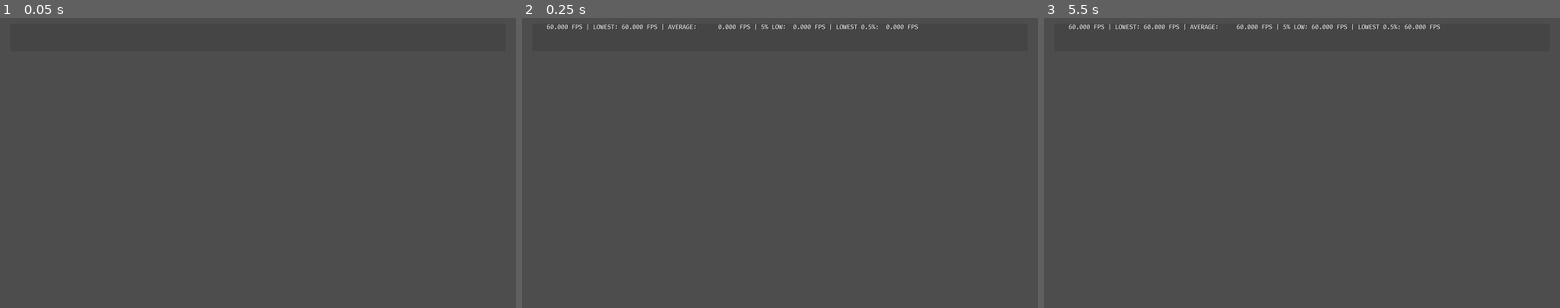
Above: before the commit, frames 1-3 (left to right).
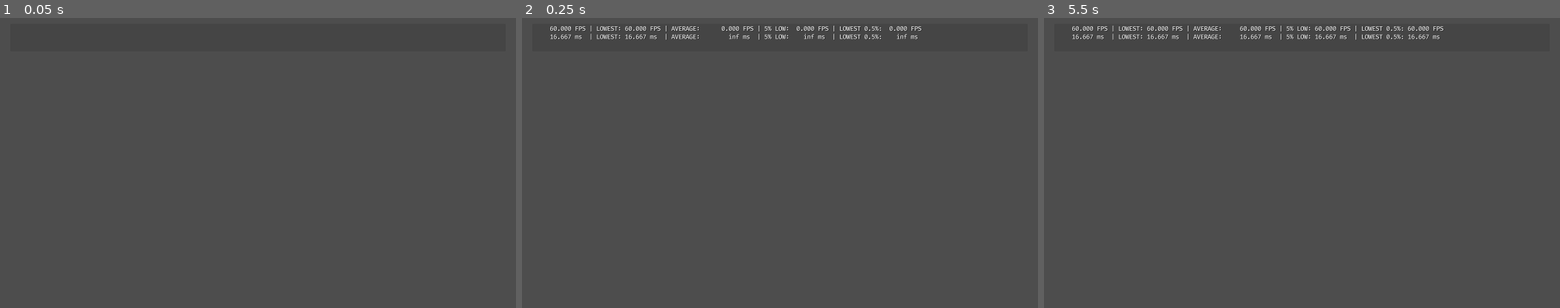
Above: after the commit, the same moments.

Repository: rchanlatte95/godot-ai-test
Game: Godot game, scene res://base.tscn
The game is run twice, just before and just after one commit, with the same random seed, the same clock (stepped at 60 frames per second) and the same inputs.
Inputs:
- Up to frame 1 (0.05 s): no input
- Up to frame 2 (0.25 s): no input
- Up to frame 3 (5.5 s): tap Enter at 0.5, 2, 3.5 s; tap Space at 1.25, 2.75, 4.25 s

Frame 1 is identical in both runs. In frame 2, 1.2% of the frame differs, in the area x 4-78%, y 2-8%; in frame 3, 1.3%.

Commit message:
Adding some comments

Diff:
--- a/snayff-ai-test/base.tscn
+++ b/snayff-ai-test/base.tscn
@@ -24,21 +24,41 @@
 alignment_horizontal = 0
 alignment_vertical = 0
 script = ExtResource("1_jqxe1")
-TimeStats = NodePath("DiagnosticGridContainer/DiagnosticTimingStats")
-MemStats = NodePath("DiagnosticGridContainer/DiagnosticMemoryStats")
+TimeStats = NodePath("MarginContainer/DiagnosticGridContainer/DiagnosticTimingStats")
+MemStats = NodePath("MarginContainer/DiagnosticGridContainer/DiagnosticMemoryStats")
 MinutesToTrack = 15
 
 [node name="DiagnosticPanel" type="Panel" parent="UI_Manager/DiagnosticAspectRatio"]
 self_modulate = Color(1, 1, 1, 0.25098)
 layout_mode = 2
 
-[node name="DiagnosticGridContainer" type="GridContainer" parent="UI_Manager/DiagnosticAspectRatio"]
+[node name="MarginContainer" type="MarginContainer" parent="UI_Manager/DiagnosticAspectRatio"]
 layout_mode = 2
-theme_override_constants/h_separation = 18
-theme_override_constants/v_separation = 4
+theme_override_constants/margin_left = 10
+theme_override_constants/margin_top = 5
+theme_override_constants/margin_right = 10
+theme_override_constants/margin_bottom = 5
 
-[node name="DiagnosticTimingStats" type="Label" parent="UI_Manager/DiagnosticAspectRatio/DiagnosticGridContainer"]
-custom_minimum_size = Vector2(180, 80)
+[node name="DiagnosticGridContainer" type="GridContainer" parent="UI_Manager/DiagnosticAspectRatio/MarginContainer"]
+layout_direction = 2
+layout_mode = 2
+
+[node name="DiagnosticTimingStats" type="Label" parent="UI_Manager/DiagnosticAspectRatio/MarginContainer/DiagnosticGridContainer"]
+custom_minimum_size = Vector2(180, 50)
+layout_mode = 2
+size_flags_horizontal = 3
+size_flags_vertical = 0
+theme_override_colors/font_shadow_color = Color(0, 0, 0, 1)
+theme_override_fonts/font = ExtResource("1_e8nri")
+theme_override_font_sizes/font_size = 18
+text = "Lorem ipsum dolor sit amet, consectetur adipiscing elit. Integer faucibus iaculis est, at iaculis turpis tempus vel. Duis in velit sed felis ultricies porttitor. Integer risus massa, hendrerit sit amet nisl at, dignissim consequat leo. Aliquam scelerisque tincidunt molestie. Aliquam erat volutpat. Donec id tempor dui. Aliquam aliquam nisl elit, a tincidunt velit placerat sit amet."
+autowrap_mode = 2
+text_overrun_behavior = 2
+max_lines_visible = 2
+
+[node name="DiagnosticMemoryStats" type="Label" parent="UI_Manager/DiagnosticAspectRatio/MarginContainer/DiagnosticGridContainer"]
+visible = false
+custom_minimum_size = Vector2(180, 24)
 layout_mode = 2
 size_flags_horizontal = 3
 size_flags_vertical = 0
@@ -49,15 +69,3 @@
 autowrap_mode = 2
 text_overrun_behavior = 2
 max_lines_visible = 1
-
-[node name="DiagnosticMemoryStats" type="Label" parent="UI_Manager/DiagnosticAspectRatio/DiagnosticGridContainer"]
-custom_minimum_size = Vector2(180, 80)
-layout_mode = 2
-size_flags_horizontal = 3
-size_flags_vertical = 2
-theme_override_fonts/font = ExtResource("1_e8nri")
-theme_override_font_sizes/font_size = 18
-text = "Lorem ipsum dolor sit amet, consectetur adipiscing elit. Integer faucibus iaculis est, at iaculis turpis tempus vel. Duis in velit sed felis ultricies porttitor. Integer risus massa, hendrerit sit amet nisl at, dignissim consequat leo. Aliquam scelerisque tincidunt molestie. Aliquam erat volutpat. Donec id tempor dui. Aliquam aliquam nisl elit, a tincidunt velit placerat sit amet."
-autowrap_mode = 2
-text_overrun_behavior = 2
-max_lines_visible = 1
--- a/snayff-ai-test/diagnostics.gd
+++ b/snayff-ai-test/diagnostics.gd
@@ -28,7 +28,8 @@
 var lowest_avg_fps: float = 0.0
 var trim_avg_fps: float = 0.0
 
-var current_fps_fmt = "%10.3f FPS | LOWEST: %6.3f FPS | AVERAGE: %10.3f FPS | 5%% LOW: %6.3f FPS | LOWEST 0.5%%: %6.3f FPS"
+var fps_fmt = "%10.3f FPS | LOWEST: %6.3f FPS | AVERAGE: %10.3f FPS | 5%% LOW: %6.3f FPS | LOWEST 0.5%%: %6.3f FPS"
+var ms_fmt = "%10.3f ms  | LOWEST: %6.3f ms  | AVERAGE: %10.3f ms  | 5%% LOW: %6.3f ms  | LOWEST 0.5%%: %6.3f ms "
 
 # Instead of 1% low FPS, we're doing a weighted average on the lowest 5%
 func CalculateLowestFPSWeightedAverage(low_frames: PackedFloat32Array) -> float:
@@ -80,6 +81,7 @@
 	file_buffer.resize(file_buffer_sz)
 
 func _input(event):
+	# Ctrl+Del
 	if event.is_action_pressed("ui_text_delete_word"):
 		ResetStatCollection()
 
@@ -98,6 +100,14 @@
 		TabulateTimeStats()
 
 	if (accum >= 0.08333):
-		var final_str = current_fps_fmt % [fps, lowest_fps, trim_avg_fps, low_avg_fps, lowest_avg_fps]
+		var fps_str = fps_fmt % [fps, lowest_fps, trim_avg_fps, low_avg_fps, lowest_avg_fps]
+
+		var ms_per_frame: float = 1000.0 / fps
+		var lowest_ms_per_frame: float = 1000.0 / lowest_fps
+		var trim_ms_per_frame: float = 1000.0 / trim_avg_fps
+		var low_avg_ms_per_frame: float = 1000.0 / low_avg_fps
+		var lowest_avg_ms_per_frame: float = 1000.0 / lowest_avg_fps
+		var ms_str = ms_fmt % [ms_per_frame, lowest_ms_per_frame, trim_ms_per_frame, low_avg_ms_per_frame, lowest_avg_ms_per_frame]
+		var final_str = fps_str + '\n' + ms_str
 		TimeStats.text = final_str
 		accum = 0.0
